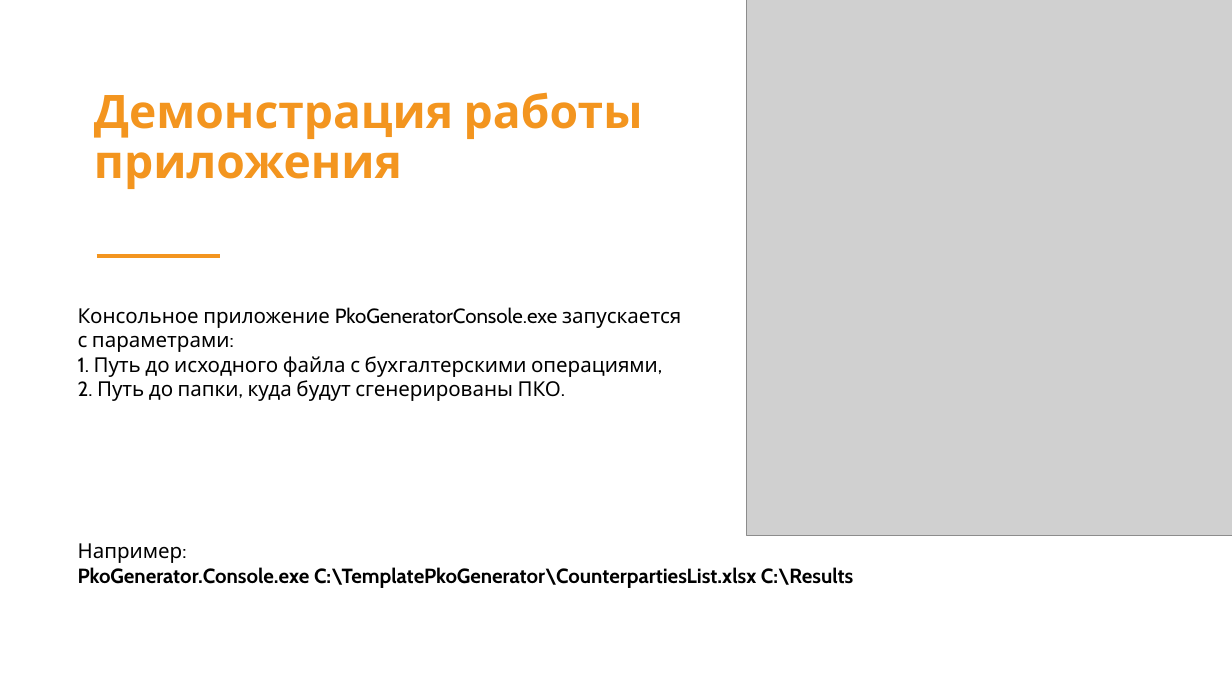
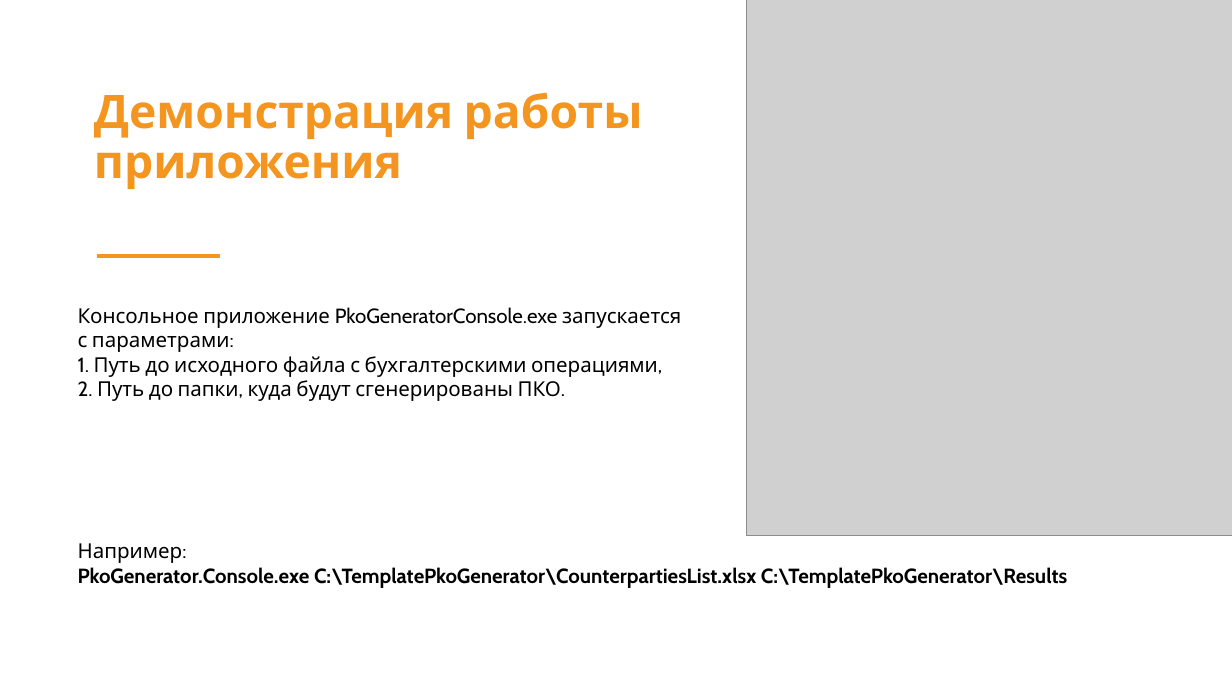
Before and after one commit to Kiryanas/PkoGenerator, a slide deck: slide 10 of PkoGenerator.Tests/doc/Защита проекта PkoGenerator.PPTX. Drawn at 1232x693 pixels with LibreOffice and Linux fonts; fonts in the diff are those of the drawing; grey boxes stand for pictures. Boxes give left, top, right and bottom in pixels: in the first picture for what was removed or moved away, otherwise in the second. Text is boxed around its words. In the diff, an @@ line names an element or a change of style, - is before the commit and + after.

```diff
--- a/PkoGenerator.Tests/doc/Защита проекта PkoGenerator.PPTX
+++ b/PkoGenerator.Tests/doc/Защита проекта PkoGenerator.PPTX
@@ text at (x1=78, y1=543, x2=1067, y2=588): text changed @@
-Например:
-PkoGenerator.Console.exe C:\TemplatePkoGenerator\CounterpartiesList.xlsx C:\Results
+Например:
+PkoGenerator.Console.exe C:\TemplatePkoGenerator\CounterpartiesList.xlsx C:\TemplatePkoGenerator\Results
```
Also in this commit, not shown: 3 other slides changed.
